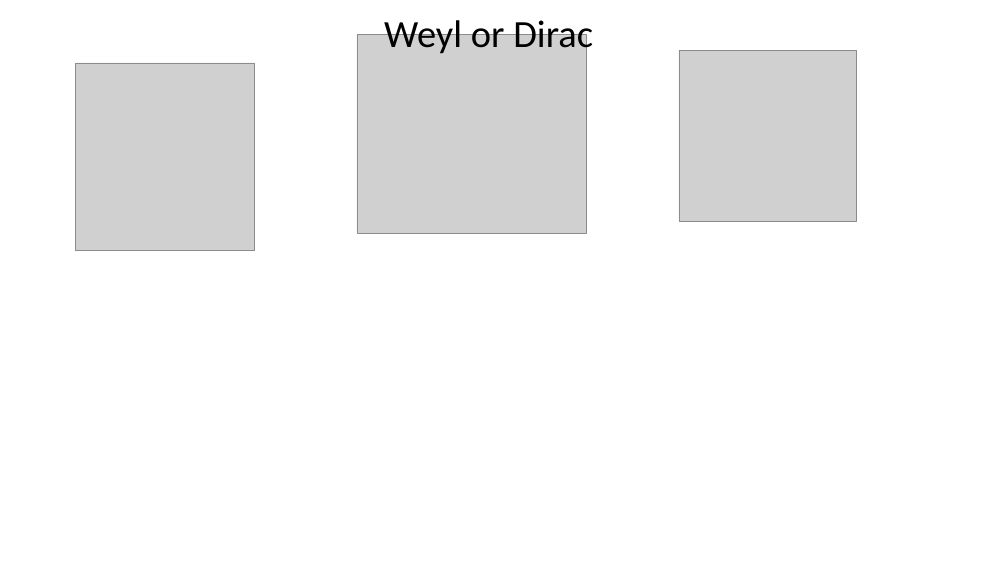
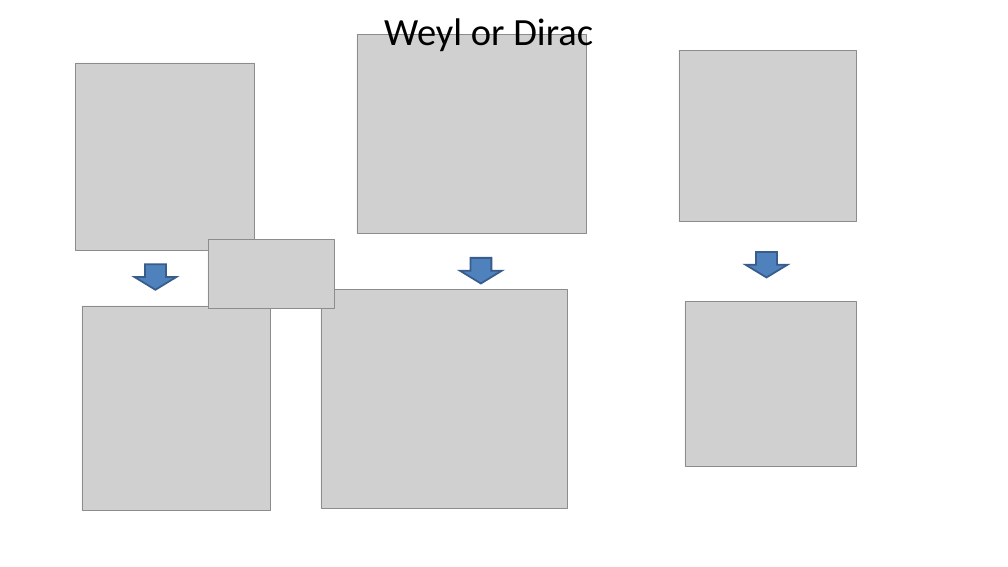
Before and after one commit to asirota12/Thesis, a slide deck: slide 72 of Thesis2.odp (slide 44 before the commit). Drawn at 1008x567 pixels with LibreOffice and Linux fonts; fonts in the diff are those of the drawing; grey boxes stand for pictures. Boxes give left, top, right and bottom in pixels: in the first picture for what was removed or moved away, otherwise in the second. Text is boxed around its words. In the diff, an @@ line names an element or a change of style, - is before the commit and + after.

```diff
--- a/Thesis2.odp
+++ b/Thesis2.odp
@@ picture added at (208,239,334,308) @@
@@ down arrow added at (134,264,176,290), fill #4F81BD, outline #385D8A 2.01 pt @@
@@ down arrow added at (460,258,502,284), fill #4F81BD, outline #385D8A 2.01 pt @@
@@ down arrow added at (745,252,788,277), fill #4F81BD, outline #385D8A 2.01 pt @@
@@ picture added at (321,290,567,508) @@
@@ picture added at (82,306,271,510) @@
@@ picture added at (685,302,857,466) @@
```
Also in this commit, not shown: 21 other slides changed, 16 slides added, 2 slides removed, 23 other files.
